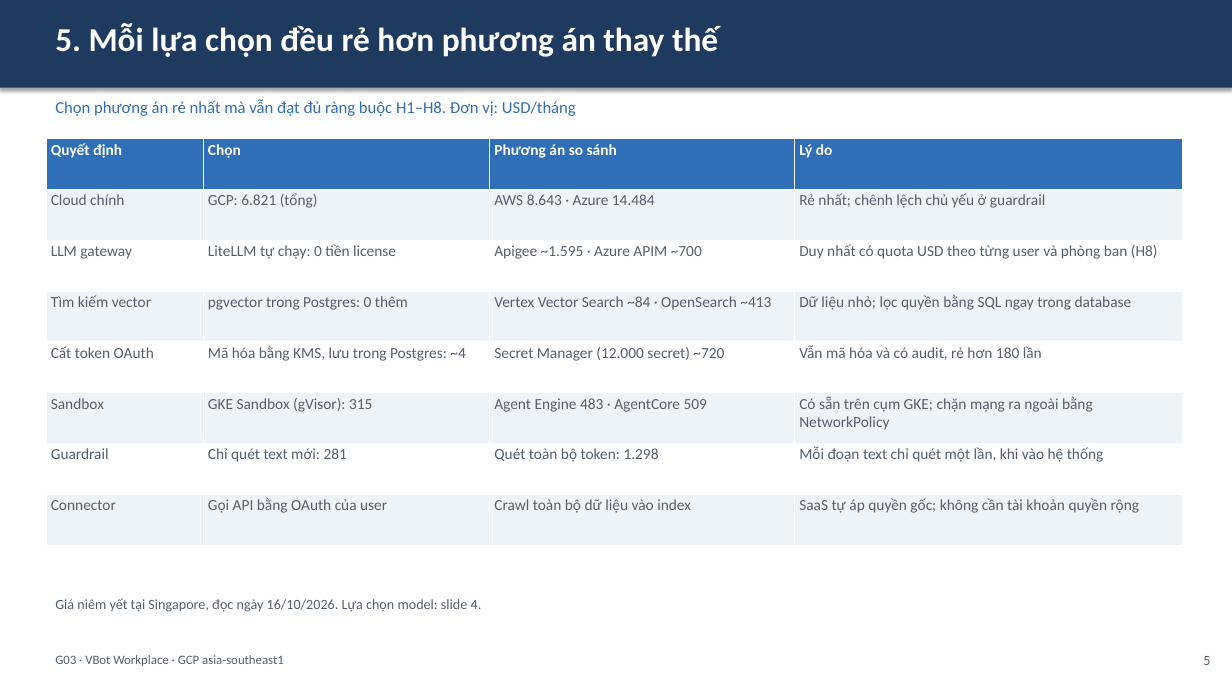
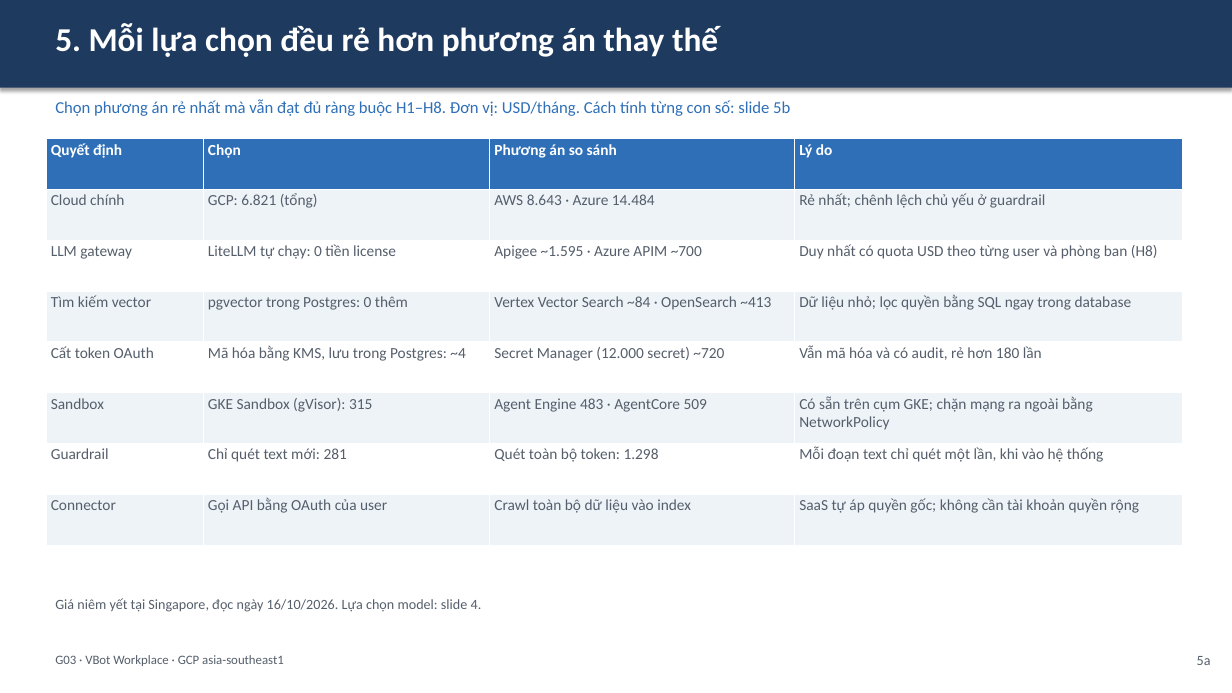
Before and after one commit to anhltsefpt/VBot-production-capstone, a slide deck: slide 7 of anh-le/G03_slide.pptx. Drawn at 1232x693 pixels with LibreOffice and Linux fonts; fonts in the diff are those of the drawing. Boxes give left, top, right and bottom in pixels: in the first picture for what was removed or moved away, otherwise in the second. Text is boxed around its words. In the diff, an @@ line names an element or a change of style, - is before the commit and + after.

```diff
--- a/anh-le/G03_slide.pptx
+++ b/anh-le/G03_slide.pptx
@@ text at (55, 100, 790, 116): text changed @@
-Chọn phương án rẻ nhất mà vẫn đạt đủ ràng buộc H1–H8. Đơn vị: USD/tháng
+Chọn phương án rẻ nhất mà vẫn đạt đủ ràng buộc H1–H8. Đơn vị: USD/tháng. Cách tính từng con số: slide 5b
@@ text at (1197, 656, 1211, 665): text changed @@
-5
+5a
```
Also in this commit, not shown: 1 slide added, 2 other files.
